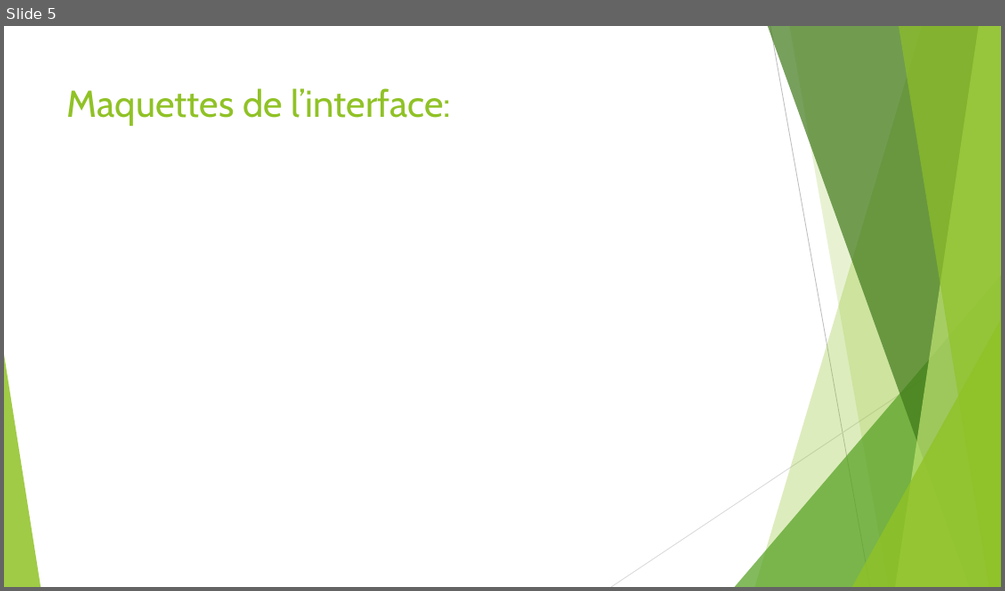
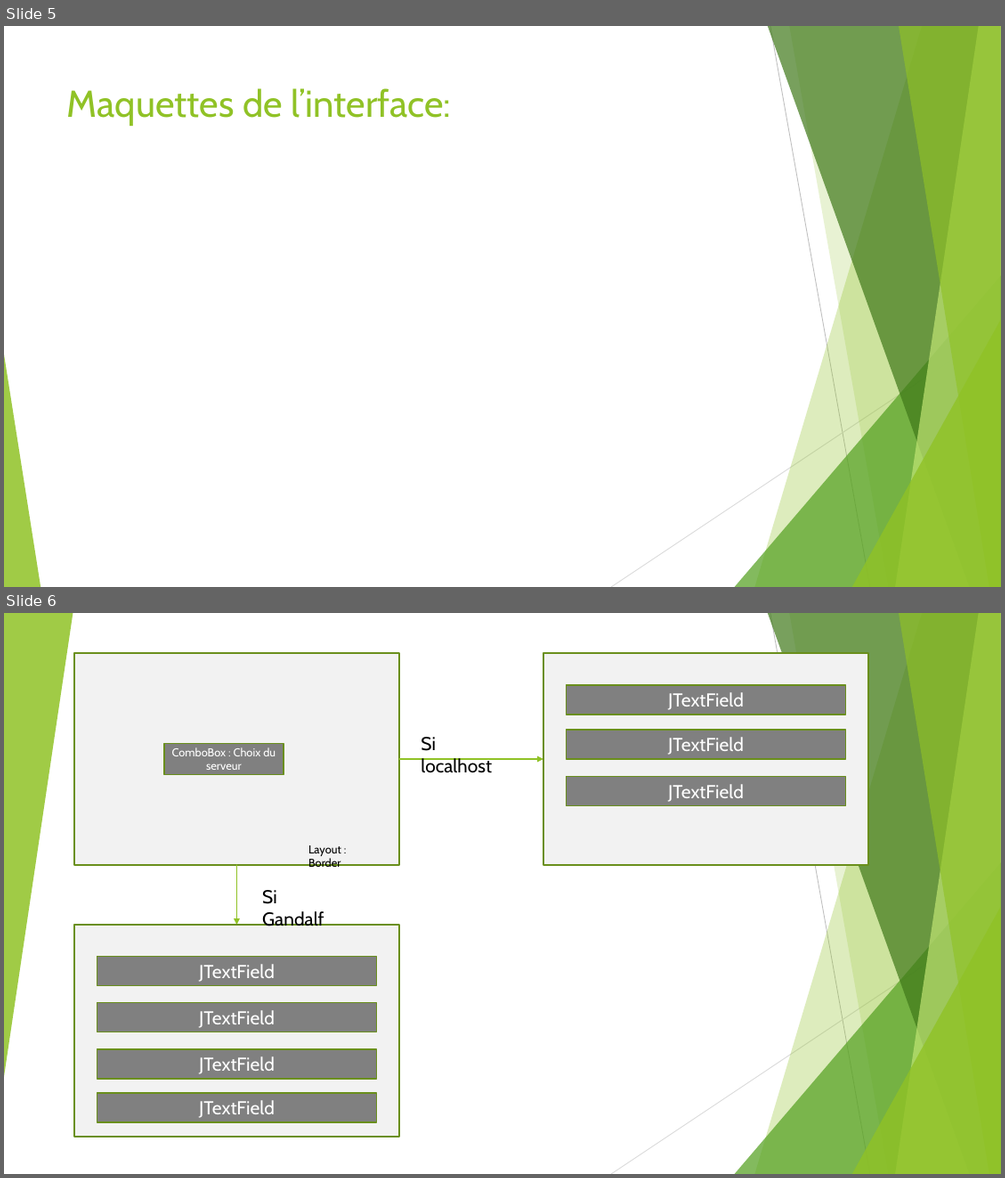
Before and after one commit to MartinLeMintier/Grey-sAnatomy, a slide deck: Gestion-informatique-dun-centre-hospitalier.pptx. Shown one above the other, each under a label of ours: slide 5 before the commit, slides 5 and 6 after it. The pictures are 1005x591 and 1005x1178 pixels, drawn with LibreOffice and Linux fonts; fonts in the diff are those of the drawing. Boxes give left, top, right and bottom in pixels: in the first picture for what was removed or moved away, otherwise in the second. Text is boxed around its words. In the diff, an @@ line names an element or a change of style, - is before the commit and + after.

```diff
--- a/Gestion-informatique-dun-centre-hospitalier.pptx
+++ b/Gestion-informatique-dun-centre-hospitalier.pptx
@@ slide 6 added at [4,613,1001,1174], background #FFFFFF; not listed: 9 template elements that a slide beside it also shows @@
@@ triangle added at [4,613,73,1077], fill #90C226 at 85% opacity @@
@@ rectangle added at [74,653,399,865], fill #F2F2F2, outline #6B901C 1.5 pt @@
@@ rectangle added at [543,653,868,865], fill #F2F2F2, outline #6B901C 1.5 pt @@
@@ rectangle added at [566,685,846,714], fill #808080, outline #6B901C 1.5 pt, 18 pt, text #FFFFFF @@
+JTextField
@@ rectangle added at [164,743,283,774], fill #808080, outline #6B901C 1.5 pt, 11 pt, text #FFFFFF @@
+ComboBox : Choix du serveur
@@ text added at [421,737,492,773], 18 pt, text #000000 @@
+Si localhost
@@ rectangle added at [566,730,846,759], fill #808080, outline #6B901C 1.5 pt, 18 pt, text #FFFFFF @@
+JTextField
@@ arrow added from (399, 759) to (543, 759), #90C226 1 pt @@
@@ rectangle added at [566,776,846,805], fill #808080, outline #6B901C 1.5 pt, 18 pt, text #FFFFFF @@
+JTextField
@@ text added at [308,845,341,867], 11 pt, text #000000 @@
+Layout : Border
@@ arrow added from (236, 865) to (236, 925), #90C226 1 pt @@
@@ text added at [262,890,324,926], 18 pt, text #000000 @@
+Si Gandalf
@@ rectangle added at [74,925,399,1136], fill #F2F2F2, outline #6B901C 1.5 pt @@
@@ rectangle added at [97,957,376,985], fill #808080, outline #6B901C 1.5 pt, 18 pt, text #FFFFFF @@
+JTextField
@@ rectangle added at [97,1003,376,1032], fill #808080, outline #6B901C 1.5 pt, 18 pt, text #FFFFFF @@
+JTextField
@@ rectangle added at [97,1049,376,1078], fill #808080, outline #6B901C 1.5 pt, 18 pt, text #FFFFFF @@
+JTextField
@@ rectangle added at [97,1093,376,1122], fill #808080, outline #6B901C 1.5 pt, 18 pt, text #FFFFFF @@
+JTextField
```
Also in this commit, not shown: 5 other slides added.
